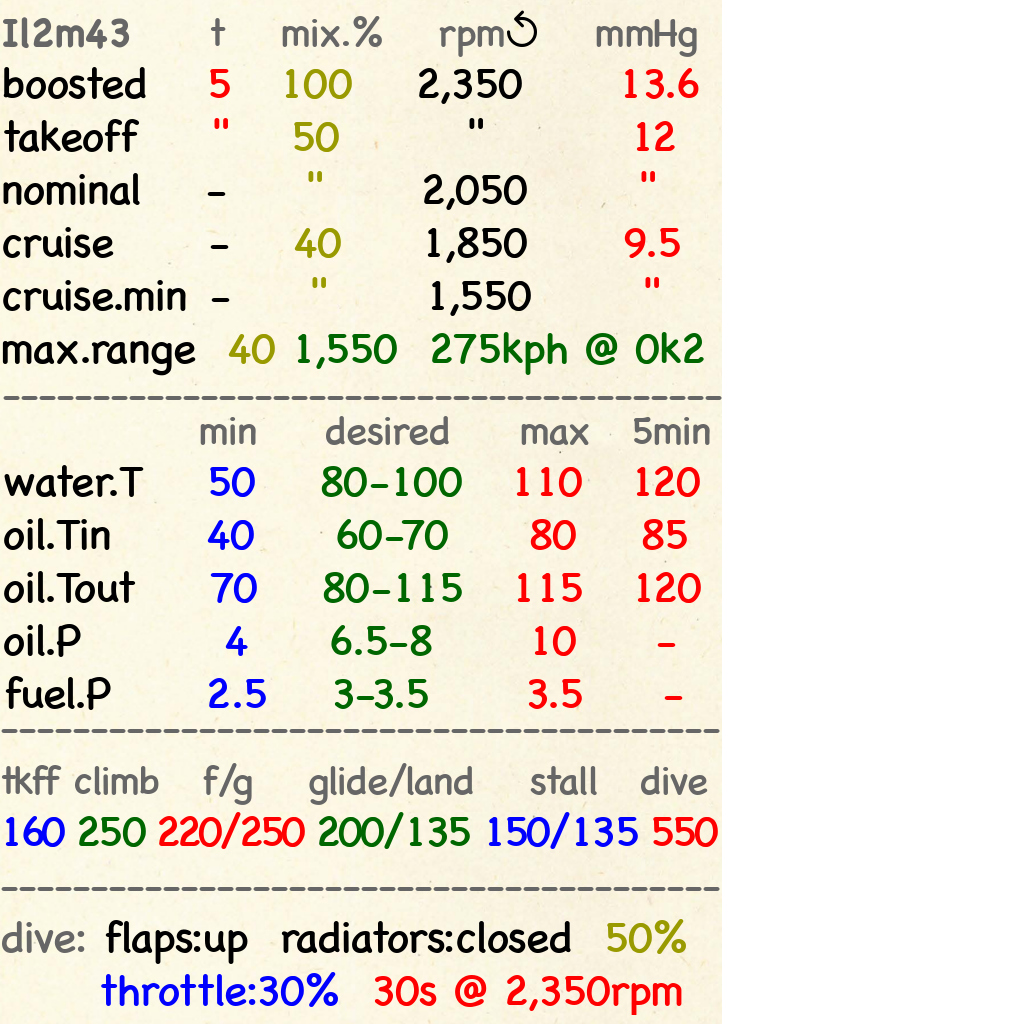
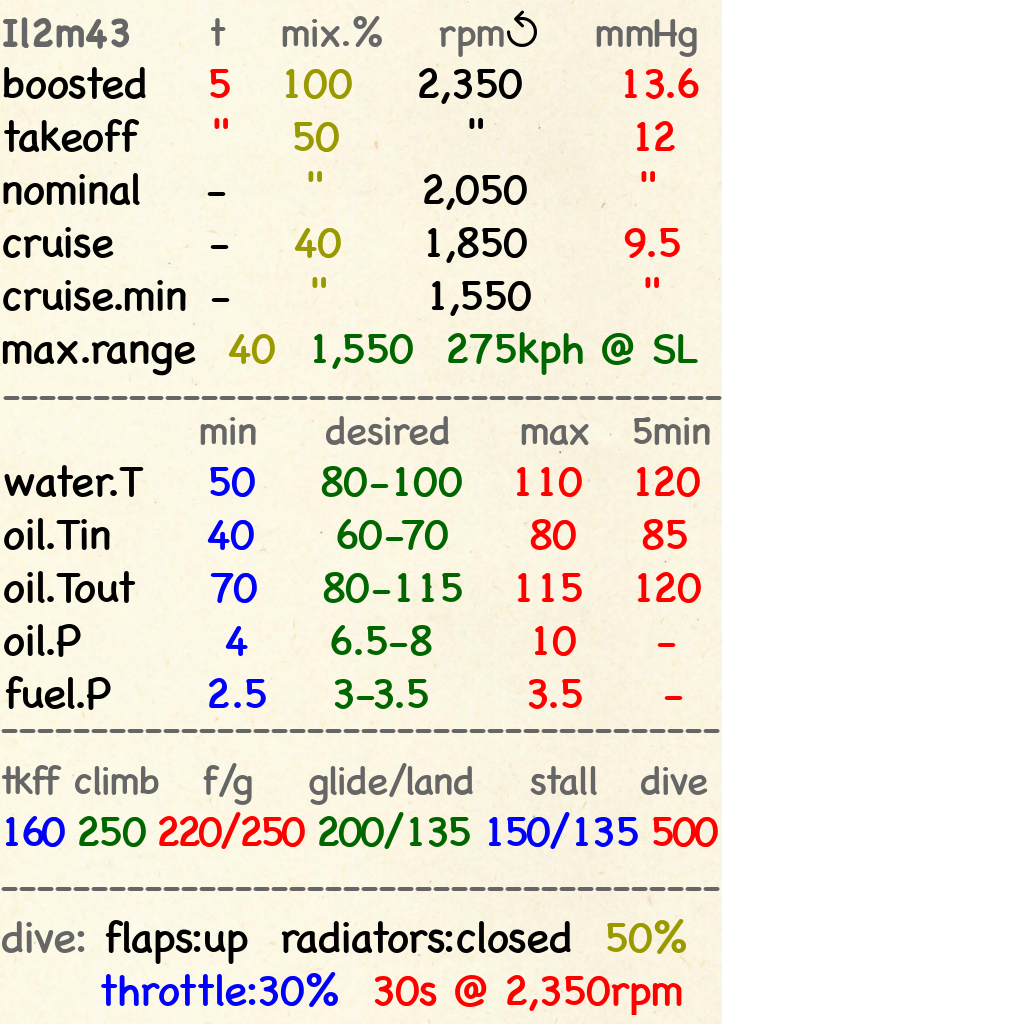
Layer changes from the first w=1024, h=1024 image to the second:
painted on "Il2m43 t mix.% rpm↺ ..." over [297, 332, 704, 375]
painted on "tkff climb f/g glide/..." over [672, 817, 696, 847]
